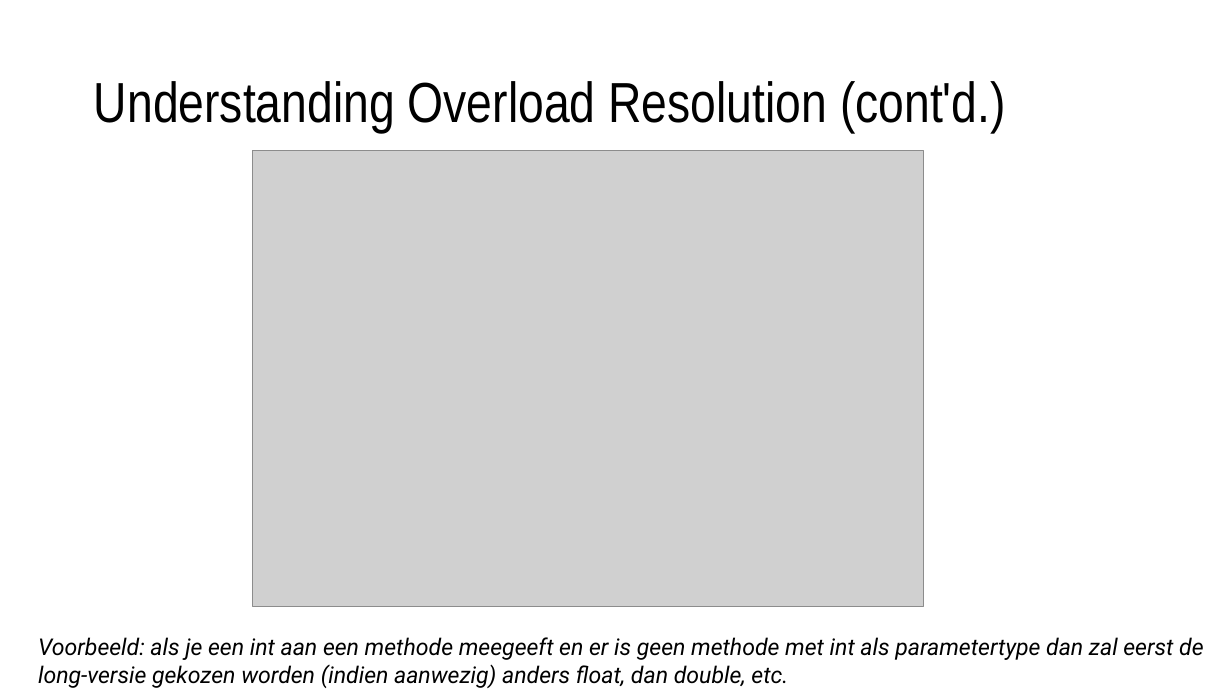
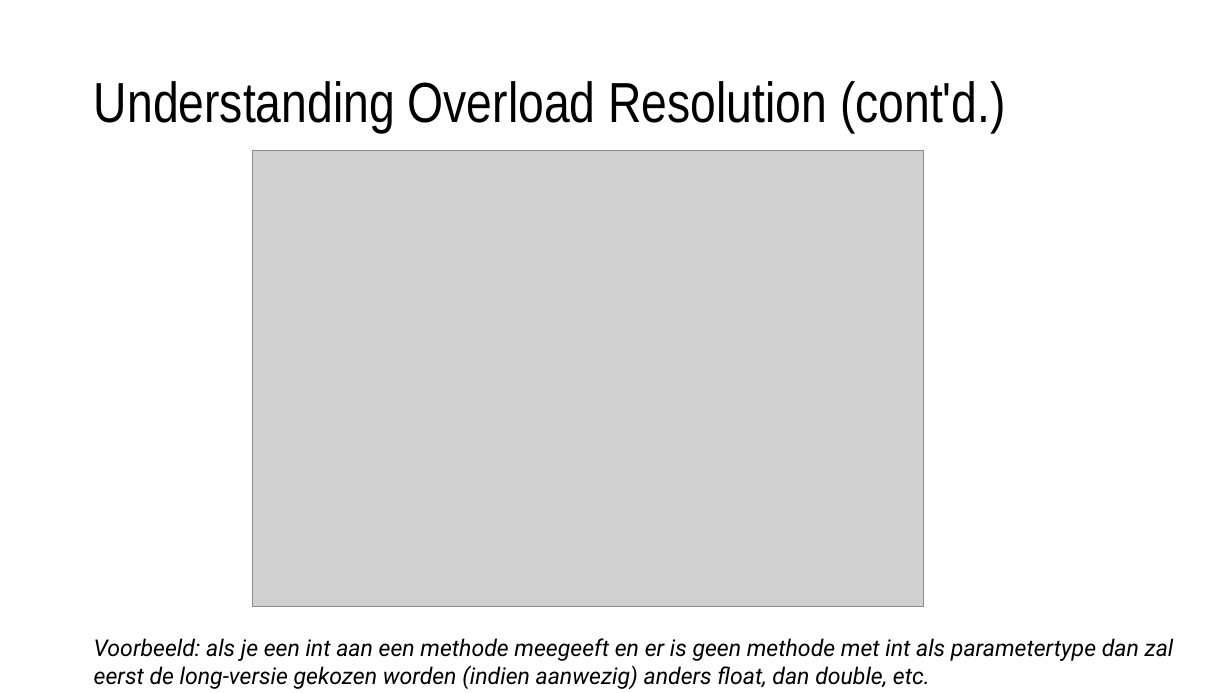
Before and after one commit to timdams/csharpbook, a slide deck: slide 14 of _SLIDES/2020_DEEL1/H7-Methoden/H7-3-advanced methods.pptx. Drawn at 1232x693 pixels with LibreOffice and Linux fonts; fonts in the diff are those of the drawing; grey boxes stand for pictures; background and template pictures are left out. Boxes give left, top, right and bottom in pixels: in the first picture for what was removed or moved away, otherwise in the second. Text is boxed around its words. In the diff, an @@ line names an element or a change of style, - is before the commit and + after.

```diff
--- a/_SLIDES/2020_DEEL1/H7-Methoden/H7-3-advanced methods.pptx
+++ b/_SLIDES/2020_DEEL1/H7-Methoden/H7-3-advanced methods.pptx
@@ text "Voorbeeld: als je een int ..." rewrapped from (38, 637, 1203, 688) to (94, 638, 1174, 689) @@
```
Also in this commit, not shown: 5 other slides changed, 5 other files.
